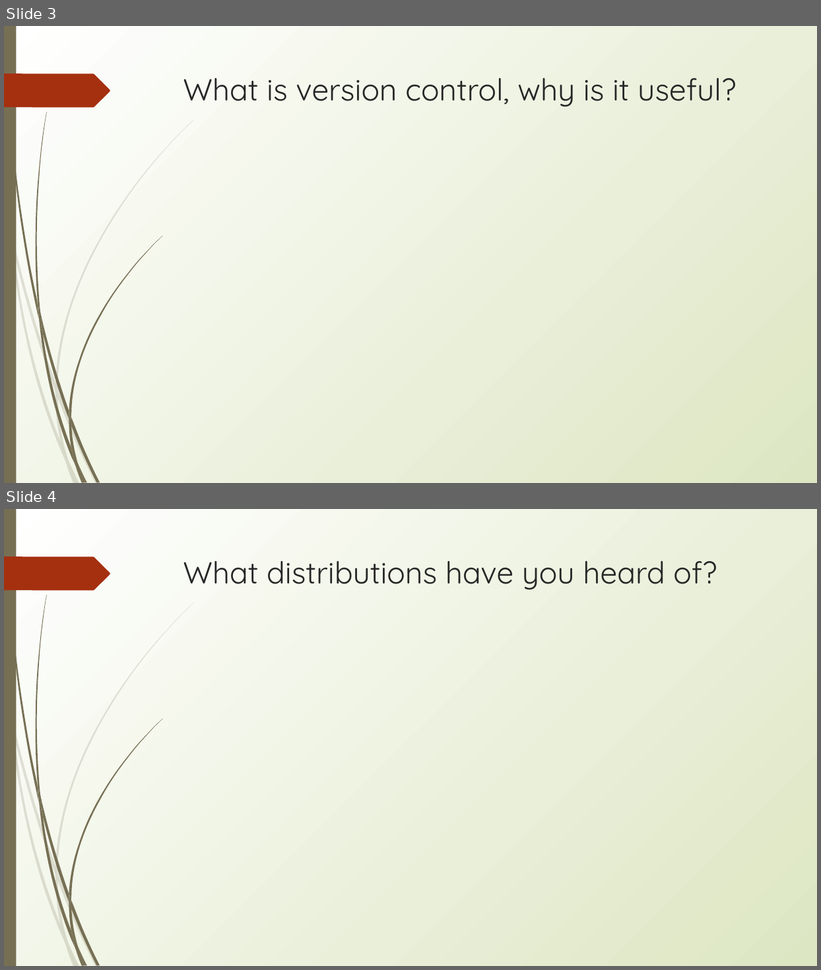
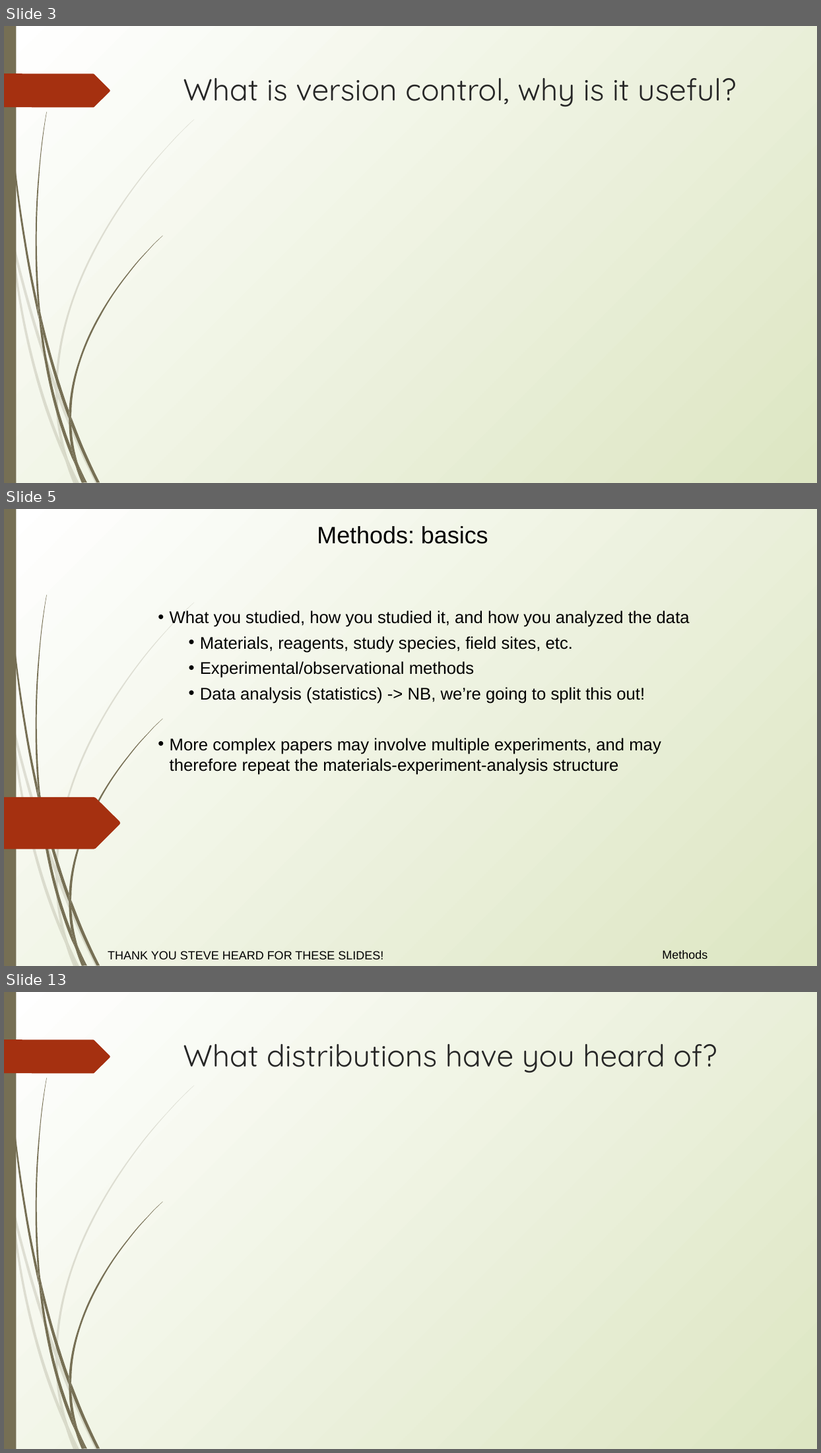
Before and after one commit to erynmcfarlane/GraduateStatsClass, a slide deck: Lecture2_v1.pptx. Shown one above the other, each under a label of ours: slides 3 and 4 before the commit, slides 3, 5 and 13 after it; the slides between them are not shown. The pictures are 821x970 and 821x1453 pixels, drawn with LibreOffice and Linux fonts; fonts in the diff are those of the drawing. Boxes give left, top, right and bottom in pixels: in the first picture for what was removed or moved away, otherwise in the second. Text is boxed around its words. In the diff, an @@ line names an element or a change of style, - is before the commit and + after.

Commit message:
updates to lecture 2 - added Stephen Heard's Methods slides!

```diff
--- a/Lecture2_v1.pptx
+++ b/Lecture2_v1.pptx
@@ slide 5 added at (x1=4, y1=509, x2=817, y2=966), background gradient #FFFFFF to #DDE6C3; not listed: 23 template elements that a slide beside it also shows @@
@@ text added at (x1=317, y1=526, x2=488, y2=544), 28 pt, text #000000 @@
+Methods: basics
@@ text added at (x1=170, y1=611, x2=690, y2=775), 20 pt, text #000000 @@
+• What you studied, how you studied it, and how you analyzed the data
+  • Materials, reagents, study species, field sites, etc.
+  • Experimental/observational methods
+  • Data analysis (statistics) -> NB, we’re going to split this out!
+• More complex papers may involve multiple experiments, and may therefore repeat the materials-experiment-analysis structure
@@ freeform shape added at (x1=4, y1=797, x2=121, y2=850), fill #A53010 @@
@@ text added at (x1=108, y1=951, x2=384, y2=960), 14 pt, text #000000 @@
+THANK YOU STEVE HEARD FOR THESE SLIDES!
@@ text added at (x1=662, y1=951, x2=708, y2=959), 14 pt, text #000000 @@
+Methods
@@ what was slide 4 is now slide 13 @@
```
Also in this commit, not shown: 2 slides changed, 8 other slides added.
